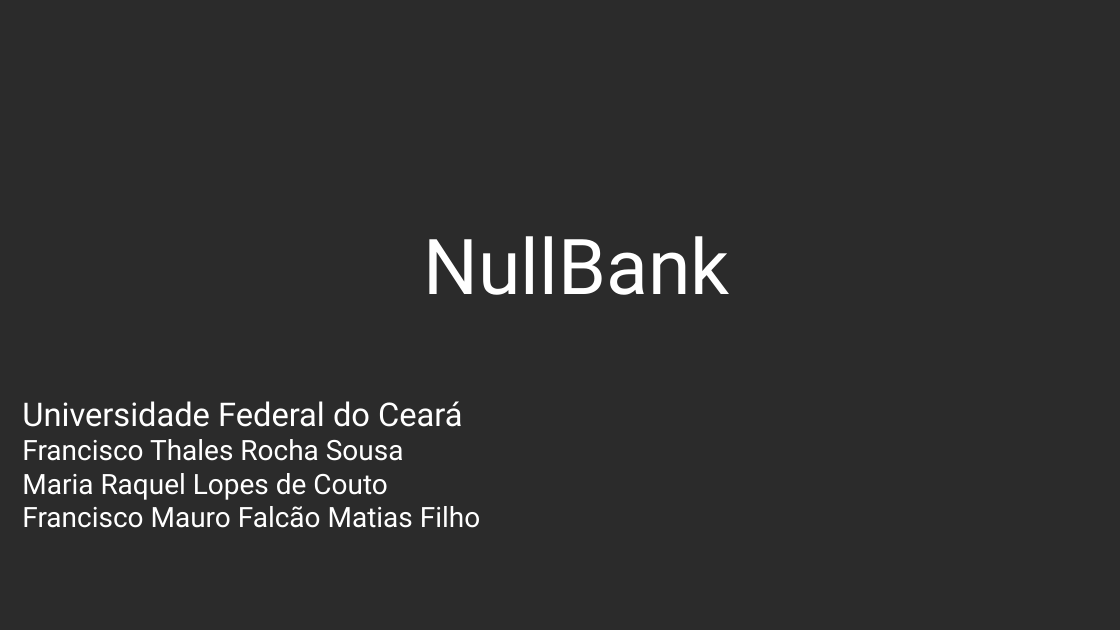
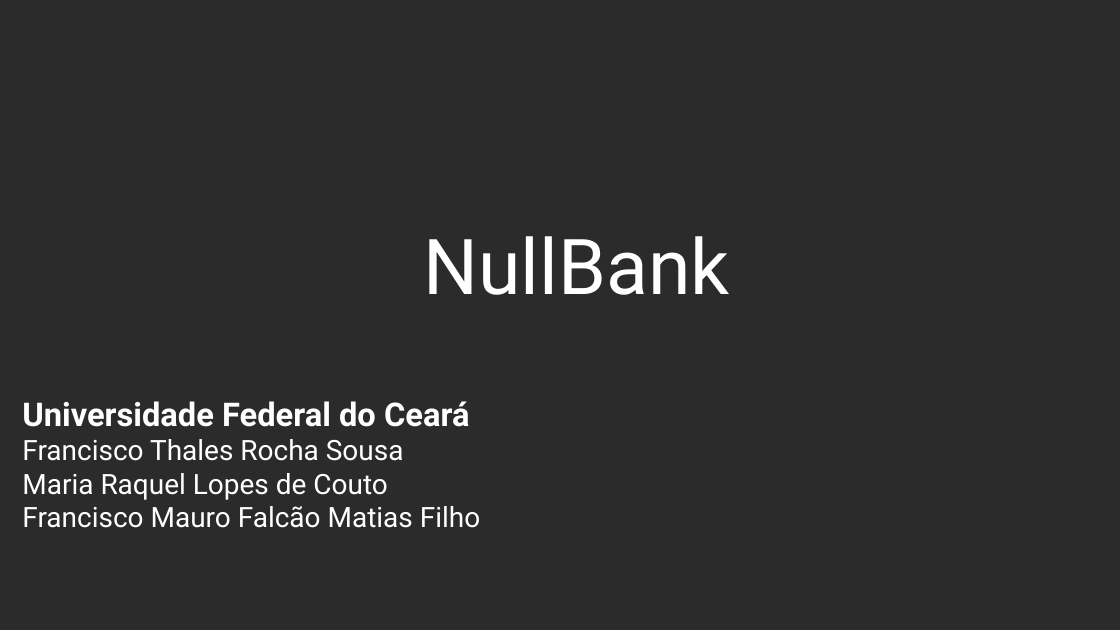
Before and after one commit to thalesrochas/sistema-bancario, a slide deck: slide 1 of Slides/Apresentação_slide.pptx. Drawn at 1120x630 pixels with LibreOffice and Linux fonts; fonts in the diff are those of the drawing; background and template pictures are left out; a plain dark background stands for a picture behind light text. Boxes give left, top, right and bottom in pixels: in the first picture for what was removed or moved away, otherwise in the second. Text is boxed around its words. In the diff, an @@ line names an element or a change of style, - is before the commit and + after.

```diff
--- a/Slides/Apresentação_slide.pptx
+++ b/Slides/Apresentação_slide.pptx
@@ text at (22, 401, 469, 427): bold on in "Universidade Federal do Ceará" @@
```
Also in this commit, not shown: 6 other slides changed, 1 slide added.
